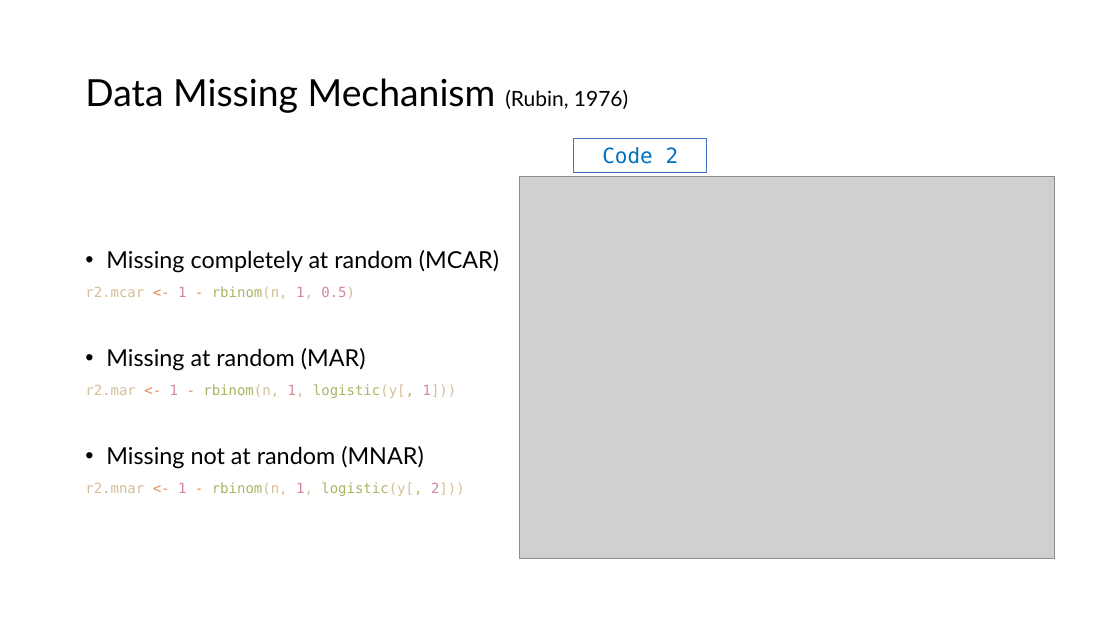
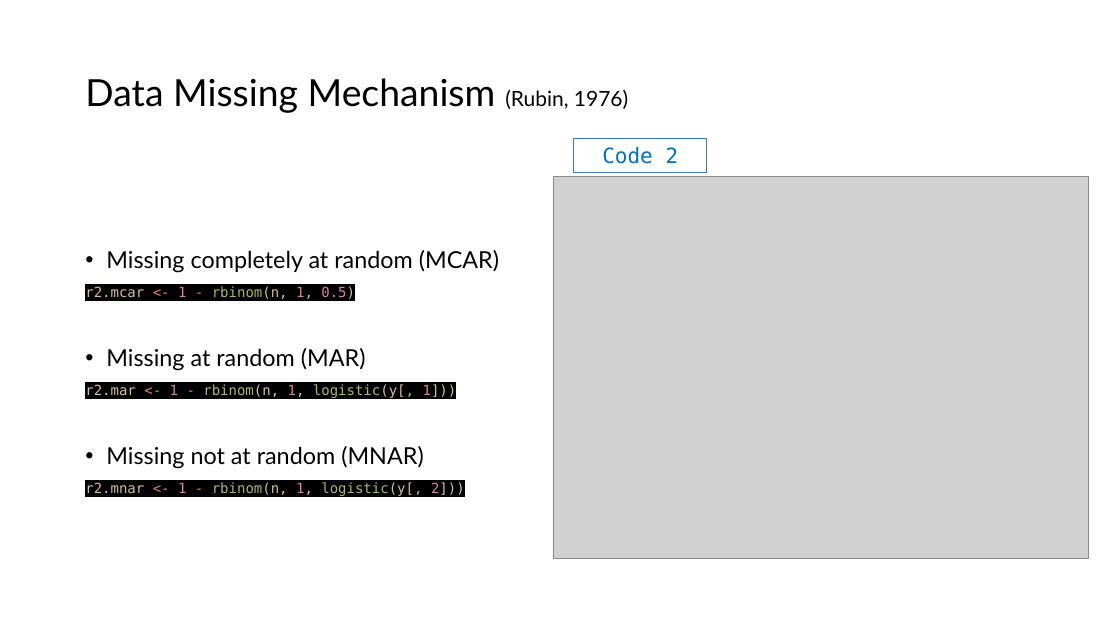
Before and after one commit to tonyctan/UseR, a slide deck: slide 8 of presentation.pptx. Drawn at 1120x630 pixels with LibreOffice and Linux fonts; fonts in the diff are those of the drawing; grey boxes stand for pictures. Boxes give left, top, right and bottom in pixels: in the first picture for what was removed or moved away, otherwise in the second. Text is boxed around its words. In the diff, an @@ line names an element or a change of style, - is before the commit and + after.

```diff
--- a/presentation.pptx
+++ b/presentation.pptx
@@ picture: place and size @@
-picture at box(520, 176, 1055, 559)
+picture at box(553, 176, 1088, 559)
@@ text at box(85, 286, 465, 496): highlight none to #000000 in "r2.mcar <- 1 - rbinom(n, 1, 0.5)", "r2.mar <- 1 - rbinom(n, 1, logistic(y[, ...", "r2.mnar <- 1 - rbinom(n, 1, logistic(y[, ..." @@
```
Also in this commit, not shown: 10 other slides changed.
